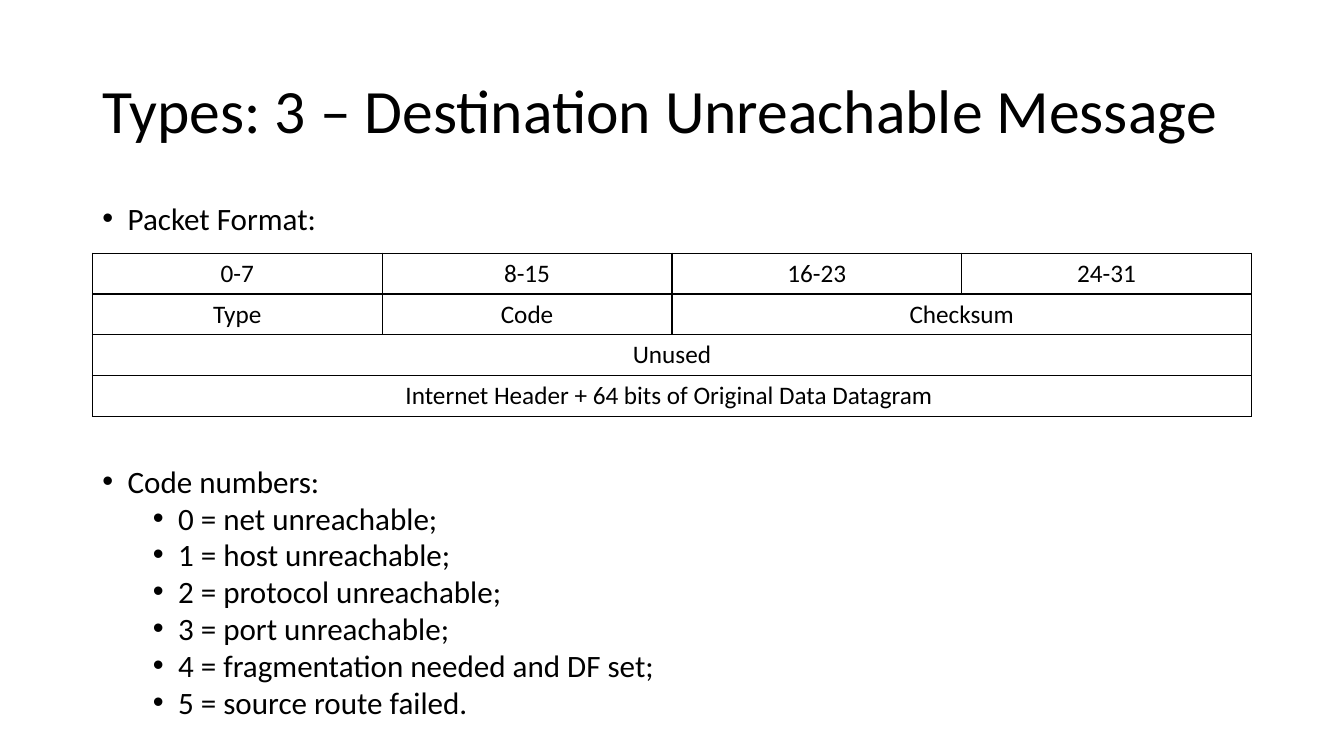
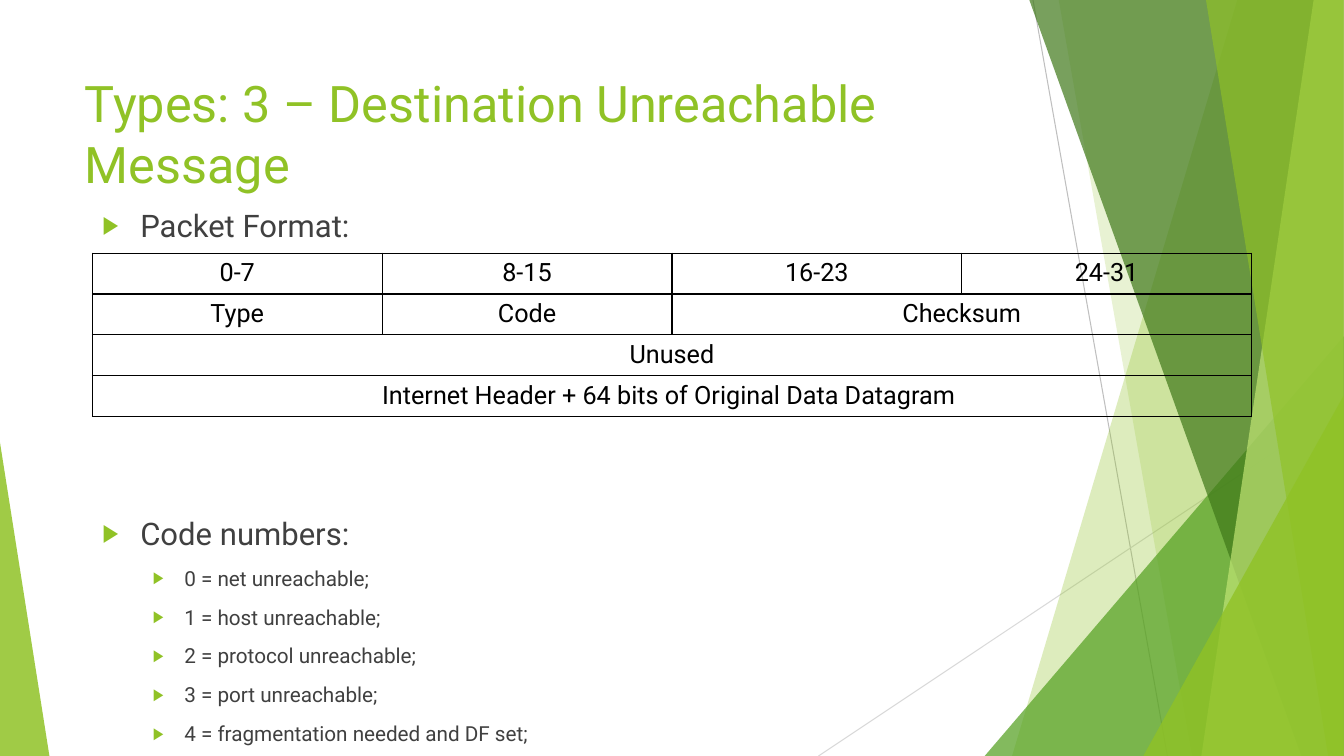
Before and after one commit to shirasael/20588, a slide deck: slide 12 of raw socket & libpcap & icmp.pptx. Drawn at 1344x756 pixels with LibreOffice and Linux fonts; fonts in the diff are those of the drawing. Boxes give left, top, right and bottom in pixels: in the first picture for what was removed or moved away, otherwise in the second. Text is boxed around its words. In the diff, an @@ line names an element or a change of style, - is before the commit and + after.

```diff
--- a/raw socket & libpcap & icmp.pptx
+++ b/raw socket & libpcap & icmp.pptx
@@ title "Types: 3 – Destination Unreachable ...": place and size @@
-title "Types: 3 – Destination Unreachable ..." at box(102, 90, 1217, 144)
+title "Types: 3 – Destination Unreachable ..." at box(85, 84, 876, 194)
@@ title "Types: 3 – Destination Unreachable ..." at box(85, 84, 876, 194): size 44 to 36 pt, font Calibri to Roboto, text colour #000000 to #90C226; line spacing 0.9 to 1; vertical alignment middle to top @@
@@ text "Packet Format:" at box(140, 213, 528, 746): font Calibri to Roboto, text colour #000000 to #404040; size 22.2 to 14.8 pt in "0 = net unreachable;", "1 = host unreachable;", "2 = protocol unreachable;", "3 = port unreachable;" and 2 more places; bullet • to ▶; line spacing 0.8 to 1; more space between paragraphs @@
@@ table at box(93, 253, 1254, 416) @@
@@ font Calibri to Roboto @@
@@ group added at box(0, 0, 1344, 756): 5 freeform shapes, 3 triangles, 2 lines @@
```
Also in this commit, not shown: 18 other slides changed, 1 other file.
